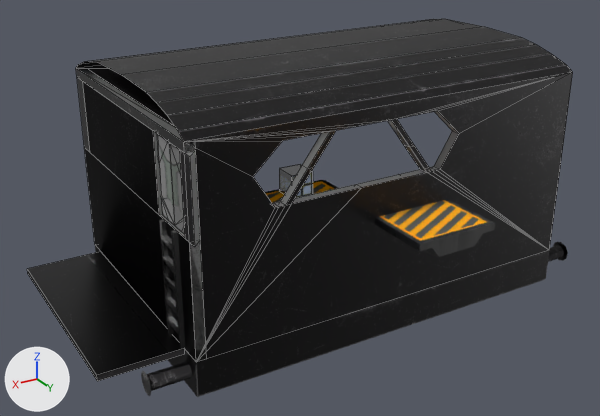
The OBJ model res/models/Levels/5/level5.obj: old version first, new version second.
Both versions are drawn from a 50 mm lens placed at (71.62, 18.48, 10.74), pointed at (60.95, 0.71, 1.86). Lighting does not change. The marker at lower left points along +X, +Y and +Z. Mesh edges are drawn as thin lines on the coarser meshes. Where no turn or scale is listed for an object, it has been applied to the vertices. Vertices at the same position are counted once.

Before the edit, the objects in view are built like this:
```python
me_m_07_question_platform_7 = bpy.data.meshes.new('M_07_question_platform_7')
me_m_07_question_platform_7.from_pydata(...)  # 54 vertices, 49 faces; spans x 58.27..60.54, y 3.27..5.3, z 2.09..2.56
me_m_07_question_platform_7.materials.append(mat_platforma2_006)
me_w_back_wall_1_002 = bpy.data.meshes.new('W_back_wall_1.002')
me_w_back_wall_1_002.from_pydata(...)  # 58 vertices, 67 faces; spans x 54.24..65.41, y 3.33..3.58, z 0.09..5.35
me_w_back_wall_1_002.materials.append(mat_back_wallmaterial_006)
me_x_drabina5 = bpy.data.meshes.new('X_Drabina5')
me_x_drabina5.from_pydata(...)  # 144 vertices, 155 faces; spans x 65.41..65.52, y 2.15..2.96, z 0.09..3.1
me_x_drabina5.materials.append(mat_drzwi_009)
ob_m_07_question_platform_7 = bpy.data.objects.new('M_07_question_platform_7', me_m_07_question_platform_7)
ob_m_07_question_platform_7.location = (0.0, 0.0, 0.0)
ob_w_back_wall_1_002 = bpy.data.objects.new('W_back_wall_1.002', me_w_back_wall_1_002)
ob_w_back_wall_1_002.location = (0.0, 0.0, 0.0)
ob_x_drabina5 = bpy.data.objects.new('X_Drabina5', me_x_drabina5)
ob_x_drabina5.location = (0.0, 0.0, 0.0)
# also in view: 'F_floor_1.002' at (59.83, -0.02, -0.63); 'X_Przejscie5' at (66.46, -0.09, 0.0); 'D_right_door_5' at (65.28, 2.25, 4.1); 'R_roof_1.002' at (59.83, -0.02, 5.66); 'W_right_wall_down_1.002' at (65.29, -0.02, 1.6)
```
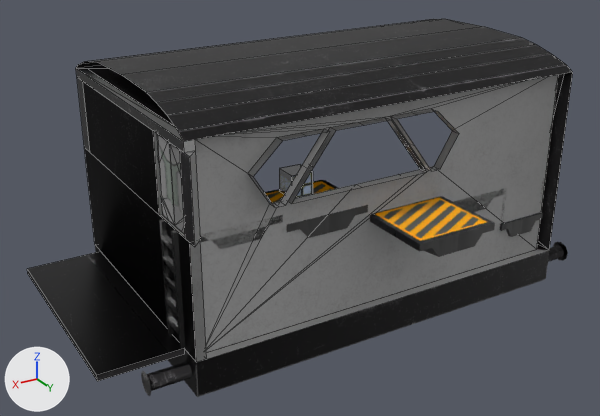
Edits to the bpy script that builds the scene:
```text
Change me_w_back_wall_1_002:
    used by ob_w_back_wall_1_002; location = (0.0, 0.0, 0.0)
    remove me_w_back_wall_1_002.from_pydata(...)  # 58 vertices, 67 faces; spans x 54.24..65.41, y 3.33..3.58, z 0.09..5.35
    add me_w_back_wall_1_002.from_pydata(...)  # 54 vertices, 43 faces; spans x 54.5..65.16, y 3.33..3.58, z 0.09..5.35
    me_w_back_wall_1_002 part 1
    4 vertices are removed from x 54.24..65.41, y 3.58, z 0.09..5.35
    24 faces are deleted
```

Changed parts and their boxes (x1, y1, x2, y2) in the pictures (600 x 416 px):
'W_back_wall_1.002', reshaped (7% narrower): before (184, 72, 573, 362); after (195, 75, 558, 352)
part 1 of me_w_back_wall_1_002, deleted (black): before (184, 72, 573, 362)
'W_left_wall_1.002', unchanged, uncovered by the edit: after (537, 72, 573, 250)
'M_07_question_platform_8', unchanged, uncovered by the edit: before (264, 180, 338, 203); after (264, 180, 368, 238)
